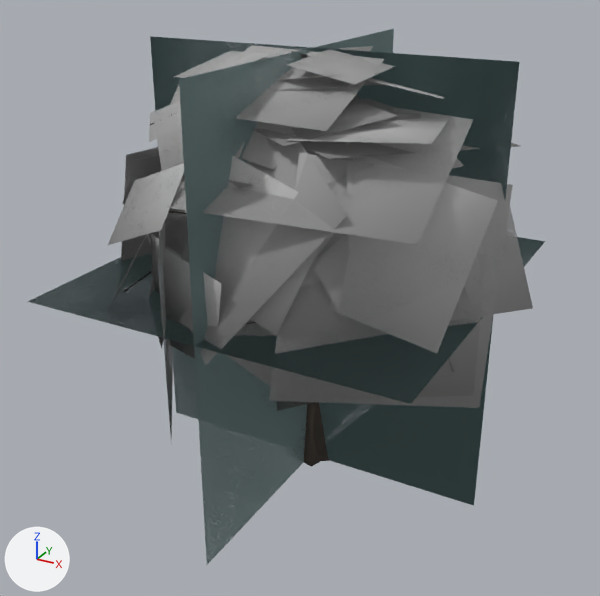
Renders of the glTF model data/models/board/vegetation/tree-forked-snow.glb from each side of a commit.
Both versions are drawn from a 50 mm camera at (25.1, -47.3, 36.5) aimed at (-0.7, -0.5, 13.1). The axes (+X, +Y, +Z) are drawn at lower left. The lights are the same throughout. The first picture is the older version. Where no turn or scale is listed for an object, it has been applied to the vertices. Vertices at exactly the same position are counted once.

Objects in the first picture: 'tree-forked-snow-lod0.001', 'tree-forked-snow-lod1.001', 'tree-forked-snow-lod2.001', 'tree-forked-snow-lod3.001'.
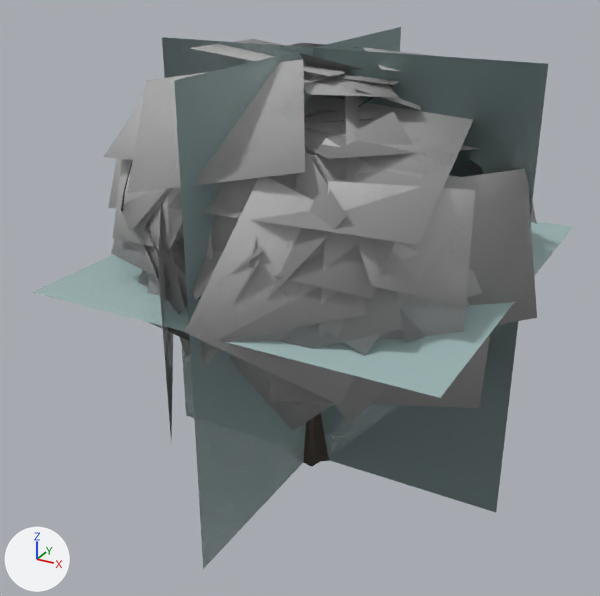
Diff of the bpy script that builds the scene:
```diff
--- a/data/models/board/vegetation/tree-forked-snow.glb.py
+++ b/data/models/board/vegetation/tree-forked-snow.glb.py
@@ me_tree_forked_snow_lod0 @@
-me_tree_forked_snow_lod0.from_pydata(...)  # 1431 vertices, 1236 faces; spans x -12.7..12.9, y -13.9..12.7, z 0.0..30.0
+me_tree_forked_snow_lod0.from_pydata(...)  # 1322 vertices, 1258 faces; spans x -11.7..14.5, y -14.3..14.1, z 0.0..30.0
+# me_tree_forked_snow_lod0 part 1: 215 loose pieces with 947 vertices, spanning x -12.7..12.9, y -13.9..12.7, z 8.6..30.0, are deleted
+# me_tree_forked_snow_lod0 part 2: 7 vertices moved within x -5.5..3.5, y -7.2..2.4, z 10.2..17.0; 177 vertices removed from x -10.8..10.2, y -12.0..11.4, z 3.9..29.8; 1015 vertices added at x -11.7..14.5, y -14.3..14.1, z 4.0..30.0
+# other edits to the shape of me_tree_forked_snow_lod0 do not show in these pictures
 me_tree_forked_snow_lod0.materials.append(mat_bark)
@@ me_tree_forked_snow_lod1 @@
-me_tree_forked_snow_lod1.from_pydata(...)  # 352 vertices, 260 faces; spans x -9.5..14.9, y -12.9..13.8, z 0.0..30.0
+me_tree_forked_snow_lod1.from_pydata(...)  # 355 vertices, 272 faces; spans x -9.1..15.7, y -15.2..14.4, z 0.0..30.0
+# me_tree_forked_snow_lod1 part 3: the loose piece of 4 vertices spanning x 4.6..9.9, y -11.5..-3.9, z 14.7..23.8 is rebuilt with 4 vertices and now spans x 4.6..9.4, y -11.6..-5.5, z 14.3..22.0
+# me_tree_forked_snow_lod1 part 4: the loose piece of 4 vertices spanning x -5.5..3.9, y -3.2..6.2, z 27.2..29.2 is rebuilt with 4 vertices and now spans x -7.9..2.9, y -7.5..3.3, z 27.3..28.9
+# me_tree_forked_snow_lod1 part 5: the loose piece of 4 vertices spanning x 6.5..13.3, y -10.1..-2.2, z 11.1..20.4 is rebuilt with 4 vertices and now spans x 4.1..10.4, y -10.1..-2.7, z 10.3..19.2
+# me_tree_forked_snow_lod1 part 6: the loose piece of 4 vertices spanning x -2.7..6.7, y -12.4..-9.4, z 16.5..25.4 is rebuilt with 4 vertices and now spans x -2.7..7.1, y -11.2..-9.0, z 14.3..24.0
+# me_tree_forked_snow_lod1 part 7: the loose piece of 4 vertices spanning x 4.0..13.9, y -9.8..-5.4, z 16.1..25.4 is rebuilt with 4 vertices and now spans x 6.3..13.1, y -12.4..-4.8, z 16.0..24.9
+# me_tree_forked_snow_lod1 part 8: the loose piece of 4 vertices spanning x 7.1..14.9, y -6.8..4.7, z 14.9..24.3 is rebuilt with 4 vertices and now spans x 7.0..15.7, y -6.5..0.1, z 14.7..24.1
+# me_tree_forked_snow_lod1 part 9: the loose piece of 4 vertices spanning x -6.7..4.6, y -6.9..4.2, z 27.9..29.8 is rebuilt with 4 vertices and now spans x -7.7..2.6, y -3.9..6.4, z 28.4..30.0
+# me_tree_forked_snow_lod1 part 10: 29 loose pieces with 120 vertices, spanning x -9.0..12.1, y -12.9..11.1, z 5.7..29.5, are deleted
+# me_tree_forked_snow_lod1 part 11: 1 vertex moved within x -0.1, y 0.4, z 4.3; 96 vertices removed from x -9.5..12.2, y -9.3..10.4, z 0.0..30.0; 201 vertices added at x -9.1..14.5, y -15.2..14.4, z 0.0..29.8
+# other edits to the shape of me_tree_forked_snow_lod1 do not show in these pictures
 me_tree_forked_snow_lod1.materials.append(mat_bark)
@@ me_tree_forked_snow_lod3 @@
-me_tree_forked_snow_lod3.from_pydata(...)  # 12 vertices, 6 faces; spans x -12.7..12.9, y -13.9..12.7, z 0.0..30.0
-me_tree_forked_snow_lod3.vertices[0].co = (-12.7, 0.0, 0.0)  # pixel (176, 412)
-me_tree_forked_snow_lod3.vertices[1].co = (12.9, 0.0, 0.0)  # pixel (473, 505)
-me_tree_forked_snow_lod3.vertices[2].co = (12.9, 0.0, 30.0)  # pixel (519, 61)
-me_tree_forked_snow_lod3.vertices[3].co = (-12.7, 0.0, 30.0)  # pixel (150, 36)
-me_tree_forked_snow_lod3.vertices[4].co = (0.0, -13.9, 0.0)  # pixel (206, 565)
-me_tree_forked_snow_lod3.vertices[5].co = (0.0, 12.7, 0.0)
-me_tree_forked_snow_lod3.vertices[6].co = (0.0, 12.7, 30.0)  # pixel (393, 28)
-me_tree_forked_snow_lod3.vertices[7].co = (0.0, -13.9, 30.0)  # pixel (179, 79)
-me_tree_forked_snow_lod3.vertices[8].co = (-12.7, -13.9, 15.5)  # pixel (27, 301)
-me_tree_forked_snow_lod3.vertices[9].co = (12.9, -13.9, 15.5)  # pixel (410, 403)
-me_tree_forked_snow_lod3.vertices[10].co = (12.9, 12.7, 15.5)  # pixel (545, 241)
-me_tree_forked_snow_lod3.vertices[11].co = (-12.7, 12.7, 15.5)
+me_tree_forked_snow_lod3.from_pydata(...)  # 12 vertices, 6 faces; spans x -11.7..14.5, y -14.3..14.1, z 0.0..30.0
+# me_tree_forked_snow_lod3 part 12
+me_tree_forked_snow_lod3.vertices[0].co = (-11.7, 0.0, 0.0)  # pixel (186, 415)
+me_tree_forked_snow_lod3.vertices[1].co = (14.5, 0.0, 0.0)  # pixel (496, 512)
+me_tree_forked_snow_lod3.vertices[2].co = (14.5, 0.0, 30.0)  # pixel (548, 63)
+me_tree_forked_snow_lod3.vertices[3].co = (-11.7, 0.0, 30.0)  # pixel (161, 37)
+me_tree_forked_snow_lod3.vertices[4].co = (0.0, -14.3, 0.0)  # pixel (203, 568)
+me_tree_forked_snow_lod3.vertices[5].co = (0.0, 14.1, 0.0)
+me_tree_forked_snow_lod3.vertices[6].co = (0.0, 14.1, 30.0)  # pixel (401, 27)
+me_tree_forked_snow_lod3.vertices[7].co = (0.0, -14.3, 30.0)  # pixel (174, 80)
+me_tree_forked_snow_lod3.vertices[8].co = (-11.7, -14.3, 16.5)  # pixel (32, 292)
+me_tree_forked_snow_lod3.vertices[9].co = (14.5, -14.3, 16.5)  # pixel (440, 397)
+me_tree_forked_snow_lod3.vertices[10].co = (14.5, 14.1, 16.5)  # pixel (572, 226)
+me_tree_forked_snow_lod3.vertices[11].co = (-11.7, 14.1, 16.5)
 me_tree_forked_snow_lod3.materials.append(mat_impostor)
```

What differs and where, as boxes [x1, y1, x2, y2] in the pictures (600 x 596 px):
'tree-forked-snow-lod3.001', reshaped: before [27, 29, 545, 565]; after [34, 27, 572, 568]
'tree-forked-snow-lod1.001', reshaped (14% wider): before [172, 45, 533, 461]; after [127, 39, 537, 462]
'tree-forked-snow-lod0.001', reshaped (mostly hidden): before [107, 49, 505, 467]; after [103, 43, 537, 467]
part 1 of me_tree_forked_snow_lod0, deleted: before [107, 49, 505, 360]
part 2 of me_tree_forked_snow_lod0, built on (mostly hidden): before [194, 55, 327, 437]; after [103, 43, 537, 437]
part 3 of me_tree_forked_snow_lod1, rebuilt (mostly hidden): before [290, 200, 427, 333]; after [287, 240, 306, 261]
part 4 of me_tree_forked_snow_lod1, rebuilt (not visible before): after [202, 70, 344, 100]
part 5 of me_tree_forked_snow_lod1, rebuilt (mostly hidden afterwards): before [341, 252, 486, 400]; after [296, 391, 310, 405]
part 6 of me_tree_forked_snow_lod1, rebuilt (not visible afterwards): before [175, 154, 321, 335]
part 7 of me_tree_forked_snow_lod1, rebuilt: before [322, 156, 498, 353]; after [319, 181, 475, 339]
part 8 of me_tree_forked_snow_lod1, rebuilt: before [414, 165, 533, 321]; after [444, 169, 537, 324]
part 9 of me_tree_forked_snow_lod1, rebuilt (17% shorter): before [224, 46, 373, 91]; after [191, 39, 346, 76]
part 10 of me_tree_forked_snow_lod1, deleted (mostly hidden): before [172, 49, 504, 390]
part 11 of me_tree_forked_snow_lod1, built on (mostly hidden before): before [180, 45, 464, 461]; after [127, 59, 498, 461]
